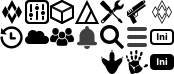
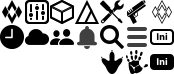
Comparing the layer stacks of the two w=174, h=74 images. Changes:
removed layer "Shape 17" from group "IconCommunityDocuments" over <box>50,28,74,46</box>
removed layer "Rectangle 2" (1st of 6, in "IconCommunityDocuments") from group "IconCommunityDocuments" over <box>50,28,74,46</box>
added layer "Document Icons" (1st of 3, in "IconCommunityDocuments") in group "IconCommunityDocuments" over <box>50,28,74,46</box>
removed layer "Shape 16" from group "IconCloudDocuments" over <box>25,30,49,44</box>
removed layer "Rectangle 2" (2nd of 6, in "IconCloudDocuments") from group "IconCloudDocuments" over <box>25,29,49,45</box>
added layer "Document Icons" (2nd of 3, in "IconCloudDocuments") in group "IconCloudDocuments" over <box>25,29,49,45</box>
removed layer "Shape 15" from group "IconRecentDocuments" over <box>0,26,23,49</box>
removed layer "Rectangle 2" (3rd of 6, in "IconRecentDocuments") from group "IconRecentDocuments" over <box>0,25,24,49</box>
added layer "Document Icons" (3rd of 3, in "IconRecentDocuments") in group "IconRecentDocuments" over <box>0,25,24,49</box>
